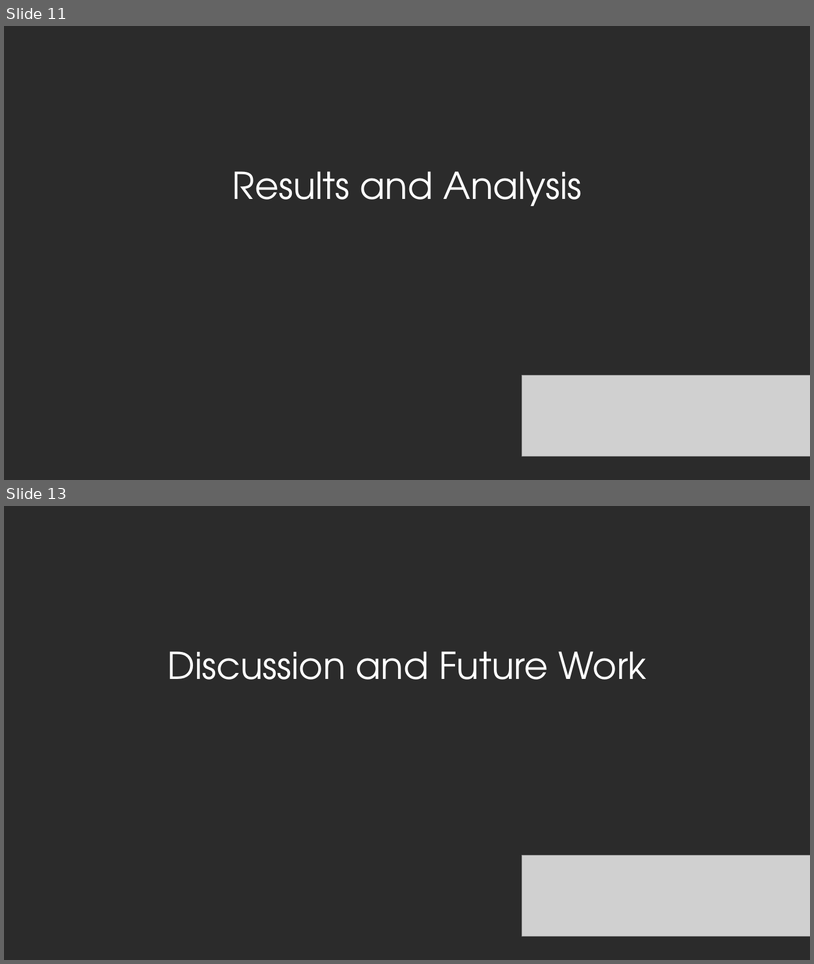
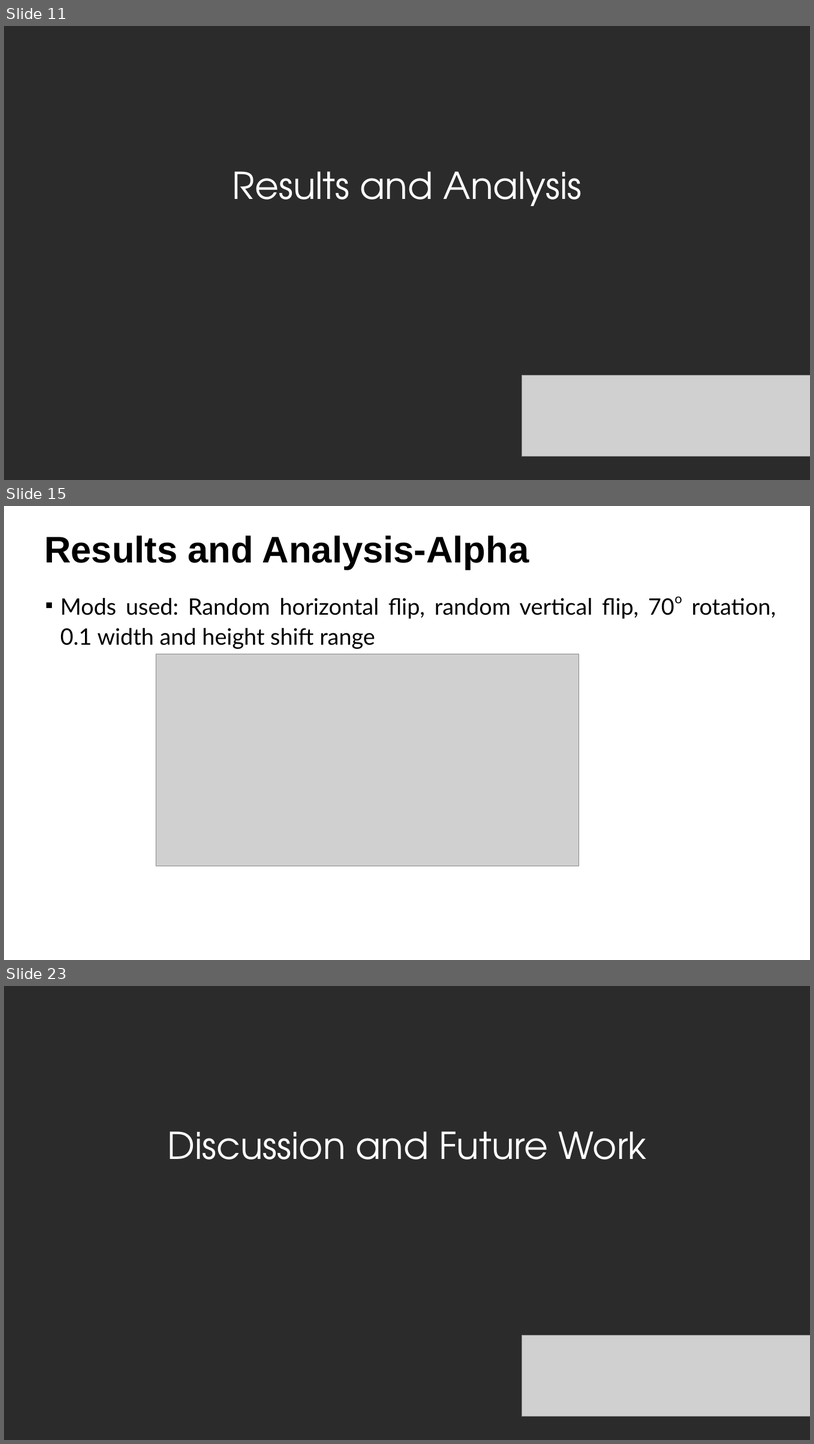
Before and after one commit to imarquez7891/MLSpring2018, a slide deck: MLPresentaion.pptx. Shown one above the other, each under a label of ours: slides 11 and 13 before the commit, slides 11, 15 and 23 after it; the slides between them are not shown. The pictures are 814x964 and 814x1444 pixels, drawn with LibreOffice and Linux fonts; fonts in the diff are those of the drawing; grey boxes stand for pictures; background and template pictures are left out; a plain dark background stands for a picture behind light text. Boxes give left, top, right and bottom in pixels: in the first picture for what was removed or moved away, otherwise in the second. Text is boxed around its words. In the diff, an @@ line names an element or a change of style, - is before the commit and + after.

```diff
--- a/MLPresentaion.pptx
+++ b/MLPresentaion.pptx
@@ slide 15 added at (4, 506, 810, 960), background picture (left out) @@
@@ text added at (44, 535, 530, 570), 88 pt, text #000000, bold @@
+Results and Analysis-Alpha
@@ subtitle added at (60, 598, 777, 649), 54 pt, text #000000 @@
+▪ Mods used: Random horizontal flip, random vertical flip, 70o rotation, 0.1 width and height shift range
@@ picture added at (156, 654, 579, 866) @@
@@ what was slide 13 is now slide 23 @@
```
Also in this commit, not shown: 1 slide changed, 9 other slides added.
